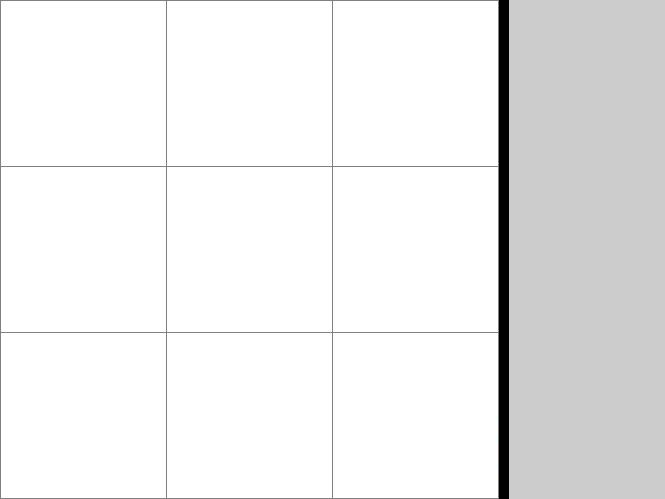
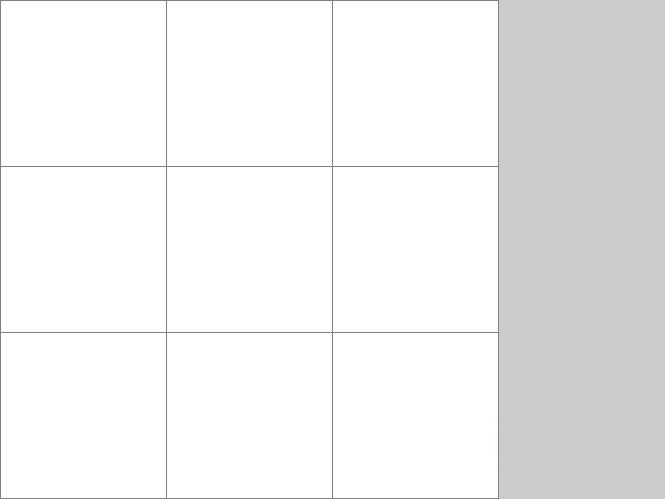
The second w=665, h=499 image is a revision of the first. Changes to its layers:
painted on "spacer" over [499, 0, 509, 499]
